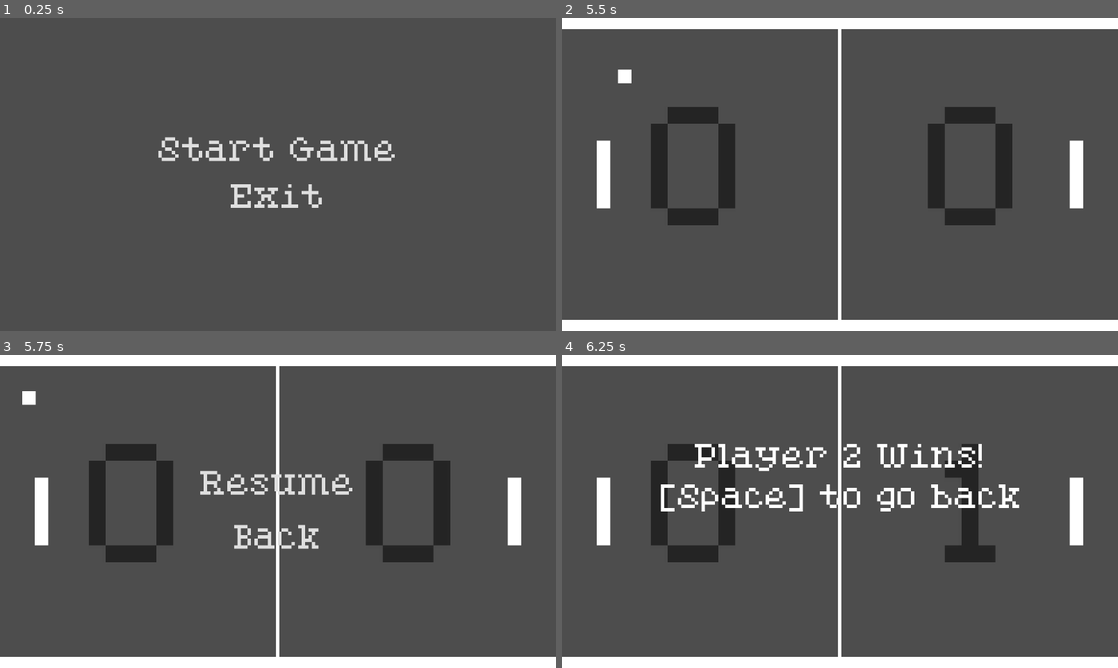
Above: before the commit, frames 1-4 (two rows, left to right).
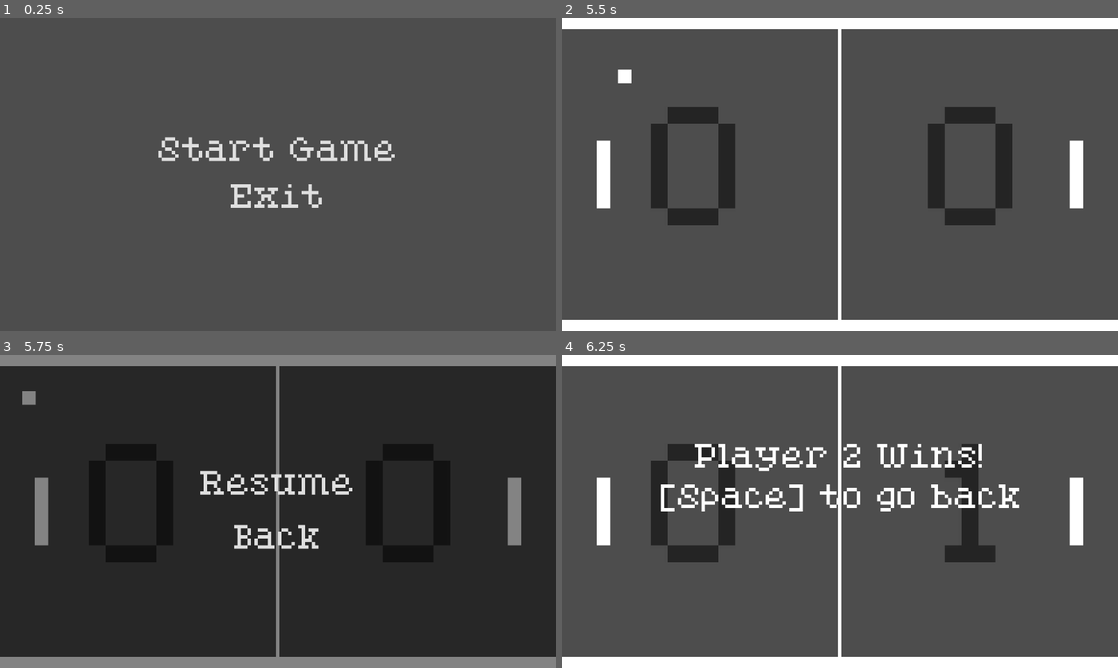
Above: after the commit, the same moments.

Repository: ChrisCee2/20gc1pong
Game: Godot game, scene res://Menus/main_menu.tscn
The game is run twice, just before and just after one commit, with the same random seed, the same clock (stepped at 60 frames per second) and the same inputs.
Inputs:
- Up to frame 1 (0.25 s): no input
- Up to frame 2 (5.5 s): click "Start Game" at 0.5 s; tap Enter at 2.75 s; tap Space (return_to_menu) at 3.5 s; click "Start Game" at 4.25 s
- Up to frame 3 (5.75 s): tap Escape (pause) at 5.65 s
- Up to frame 4 (6.25 s): click "Resume" at 5.75 s

Frames 1-2 are identical in both runs. In frame 3, 94% of the frame differs, in the area x 0-100%, y 0-100%; in frame 4, nothing differs.

Commit message:
GC201-9: Darken screen for pause menu

Diff:
--- a/Menus/pause_menu.tscn
+++ b/Menus/pause_menu.tscn
@@ -20,13 +20,14 @@
 script = ExtResource("1_ik086")
 
 [node name="ColorRect" type="ColorRect" parent="."]
+custom_minimum_size = Vector2(200, 100)
 layout_mode = 1
 anchors_preset = 15
 anchor_right = 1.0
 anchor_bottom = 1.0
 grow_horizontal = 2
 grow_vertical = 2
-color = Color(0, 0, 0, 0.270588)
+color = Color(0, 0, 0, 0.486275)
 
 [node name="GridContainer" type="GridContainer" parent="."]
 layout_mode = 1
